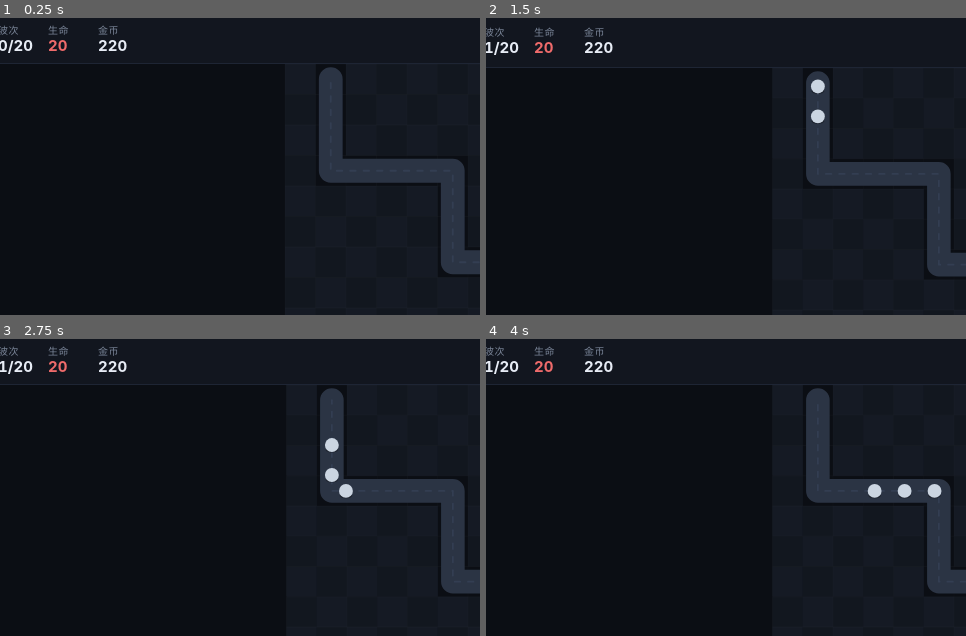
Above: before the commit, frames 1-4 (two rows, left to right).
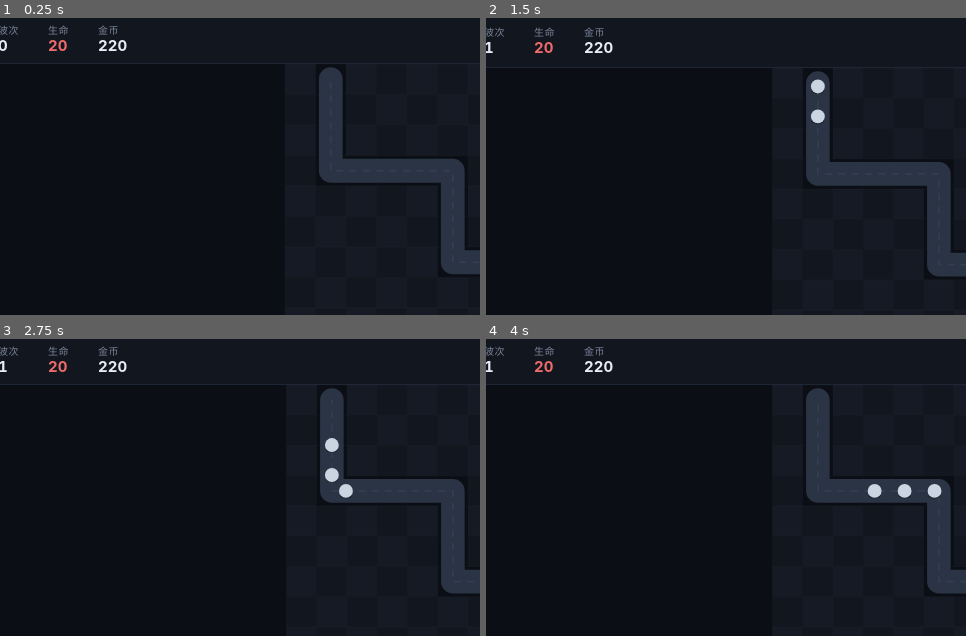
Above: after the commit, the same moments.

Repository: 874710672-collab/td-game
Game: browser game, page index.html
Same seed, same stepped clock (60 frames per second), same inputs: the game is played once before the commit and once after it.
Inputs (mouse positions are % of the whole screen's width and height, from its top left):
- Up to frame 1 (0.25 s): no input
- Up to frame 2 (1.5 s): click "开始第 1 波" at 0.27 s; click (50, 57) at 1.07 s; click "❚❚" at 1.27 s
- Up to frame 3 (2.75 s): click (30, 41) at 1.67 s; click "▶" at 1.77 s; click "1×" at 1.87 s; click (70, 36) at 2.27 s; click "2×" at 2.47 s
- Up to frame 4 (4 s): click (65, 65) at 2.87 s; click "雷塔 链式闪电，穿多个目标 150" at 3.07 s; click (25, 69) at 3.47 s; click "3×" at 3.67 s
The pictures show only the part of the screen within x 1-51%, y 0-50%; the shares and areas given below are measured in that part.

The runs differ from the first frame. In frame 1, 0.1% of the frame differs, in the area x 1-7%, y 7-12%; in frame 2, 0.1%; in frame 3, 0.1%; in frame 4, 0.1%.

Commit message:
update game.js

Diff:
--- a/game.js
+++ b/game.js
@@ -61,28 +61,36 @@
   boss:   { name: '首领', color: '#ef4444', hp: 1100, speed: 0.62, gold: 140, r: 20, dmg: 5, armor: 10, boss: true }
 };
 
-/* 20 波敌人配置 */
-const WAVES = (() => {
-  const list = [];
-  for (let w = 1; w <= 20; w++) {
-    const groups = [];
-    const hpScale = (1 + (w - 1) * 0.28) * (w >= 10 ? Math.pow(1.04, w - 9) : 1);
-    if (w % 5 === 0) {
-      groups.push({ type: 'boss', n: w >= 15 ? 2 : 1, gap: 1.6, hpScale: (1 + (w - 1) * 0.34) * (w >= 10 ? Math.pow(1.045, w - 9) : 1) });
-      groups.push({ type: 'grunt', n: 6 + w, gap: 0.35, hpScale });
-    } else if (w === 1) {
-      groups.push({ type: 'grunt', n: 3, gap: 0.9, hpScale: 1 });
-    } else {
-      groups.push({ type: 'grunt', n: 4 + Math.floor(w * 1.6), gap: 0.5, hpScale });
-      if (w >= 2) groups.push({ type: 'runner', n: 2 + Math.floor(w * 0.9), gap: 0.4, hpScale });
-      if (w >= 4) groups.push({ type: 'tank', n: Math.floor(w / 2.5), gap: 1.0, hpScale });
-      if (w >= 6) groups.push({ type: 'flyer', n: Math.floor(w / 1.6), gap: 0.55, hpScale });
-    }
-    list.push(groups);
-  }
-  return list;
-})();
-const TOTAL_WAVES = WAVES.length;
+/* 无限模式：按需生成每一波
+   前 20 波沿用原曲线；之后数量封顶，只让血量继续线性增长，
+   避免无限叠加导致后期帧率崩掉 */
+function waveConfig(w) {
+  const groups = [];
+  // 前 20 波：线性增长，保持原手感
+  // 20 波后：转为温和的指数（每波约 ×1.055），让玩家能靠升级和补塔再撑 10-20 波
+  let hpScale;
+  if (w <= 20) {
+    hpScale = (1 + (w - 1) * 0.28) * (w >= 10 ? Math.pow(1.04, w - 9) : 1);
+  } else {
+    hpScale = (1 + 19 * 0.28) * Math.pow(1.04, 11) * Math.pow(1.055, w - 20);
+  }
+  const nClamp = (n, cap) => Math.min(n, cap);
+
+  if (w % 5 === 0) {
+    // 首领数量：前 10 波 1 只，之后每 10 波多一只，上限 4 只
+    const bosses = w < 10 ? 1 : Math.min(4, 1 + Math.floor((w - 10) / 10));
+    groups.push({ type: 'boss', n: bosses, gap: 1.6, hpScale: hpScale });
+    groups.push({ type: 'grunt', n: nClamp(6 + w, 40), gap: 0.35, hpScale });
+  } else if (w === 1) {
+    groups.push({ type: 'grunt', n: 3, gap: 0.9, hpScale: 1 });
+  } else {
+    groups.push({ type: 'grunt', n: nClamp(4 + Math.floor(w * 1.6), 46), gap: 0.5, hpScale });
+    if (w >= 2) groups.push({ type: 'runner', n: nClamp(2 + Math.floor(w * 0.9), 24), gap: 0.4, hpScale });
+    if (w >= 4) groups.push({ type: 'tank', n: nClamp(Math.floor(w / 2.5), 14), gap: 1.0, hpScale });
+    if (w >= 6) groups.push({ type: 'flyer', n: nClamp(Math.floor(w / 1.6), 20), gap: 0.55, hpScale });
+  }
+  return groups;
+}
 
 /* ============ 游戏状态 ============ */
 const G = {
@@ -242,12 +250,11 @@
 /* ============ 波次 ============ */
 function startWave() {
   if (G.running || G.over) return;
-  if (G.wave >= TOTAL_WAVES) return;
   G.wave++;
   G.running = true;
   G.spawnQueue = [];
   let t = 0;
-  for (const g of WAVES[G.wave - 1]) {
+  for (const g of waveConfig(G.wave)) {
     for (let i = 0; i < g.n; i++) {
       G.spawnQueue.push({ at: t, type: g.type, hpScale: g.hpScale });
       t += g.gap;
@@ -263,12 +270,9 @@
 
 function waveCleared() {
   G.running = false;
-  G.gold += 25 + G.wave * 6;
+  // 奖励随波次线性增长，但设上限，防止后期金币无限堆积
+  G.gold += Math.min(25 + G.wave * 6, 240);
   updateHud();
-  if (G.wave >= TOTAL_WAVES) {
-    win();
-    return;
-  }
   const btn = document.getElementById('btnWave');
   btn.disabled = false;
   btn.textContent = `开始第 ${G.wave + 1} 波`;
@@ -755,9 +759,12 @@
 const $ = id => document.getElementById(id);
 
 function updateHud() {
-  $('hWave').textContent = `${G.wave}/${TOTAL_WAVES}`;
+  $('hWave').textContent = `${G.wave}`;
   $('hLife').textContent = G.life;
   $('hGold').textContent = Math.floor(G.gold);
+  const best = Math.max(getBest(), G.wave);
+  const hb = $('hBest');
+  if (hb) hb.textContent = best;
   if (G.selected) showTowerPanel(G.selected);
 }
 
@@ -903,20 +910,36 @@
 }
 
 function win() {
+  // 无限模式不再有「通关」，保留此函数供扩展
   G.over = true;
   hidePanels();
-  const btn = document.getElementById('btnWave');
-  btn.disabled = true;
-  btn.textContent = '通关';
-  showOverlay('守住了！', `20 波全部挡下，剩余生命 ${G.life}。`, '再来一局', () => location.reload());
-}
+  showOverlay('守住了！', `剩余生命 ${G.life}。`, '再来一局', () => location.reload());
+}
+
+/* 最高波次记录（本地保存） */
+const BEST_KEY = 'td_best_wave';
+function getBest() {
+  try { return parseInt(localStorage.getItem(BEST_KEY) || '0', 10) || 0; } catch (e) { return 0; }
+}
+function saveBest(w) {
+  try {
+    if (w > getBest()) { localStorage.setItem(BEST_KEY, String(w)); return true; }
+  } catch (e) {}
+  return false;
+}
+
 function lose() {
   G.over = true;
   hidePanels();
   const btn = document.getElementById('btnWave');
   btn.disabled = true;
   btn.textContent = '失守';
-  showOverlay('基地失守', `坚持到第 ${G.wave} 波。`, '重新开始', () => location.reload());
+  const prevBest = getBest();
+  const isNew = saveBest(G.wave);
+  let text = `坚持到第 ${G.wave} 波。`;
+  if (isNew) text += ` 新的最高纪录！（之前 ${prevBest} 波）`;
+  else text += ` 历史最高：第 ${prevBest} 波`;
+  showOverlay(isNew ? '新纪录！' : '基地失守', text, '再来一局', () => location.reload());
 }
 
 /* ============ 主循环 ============ */
